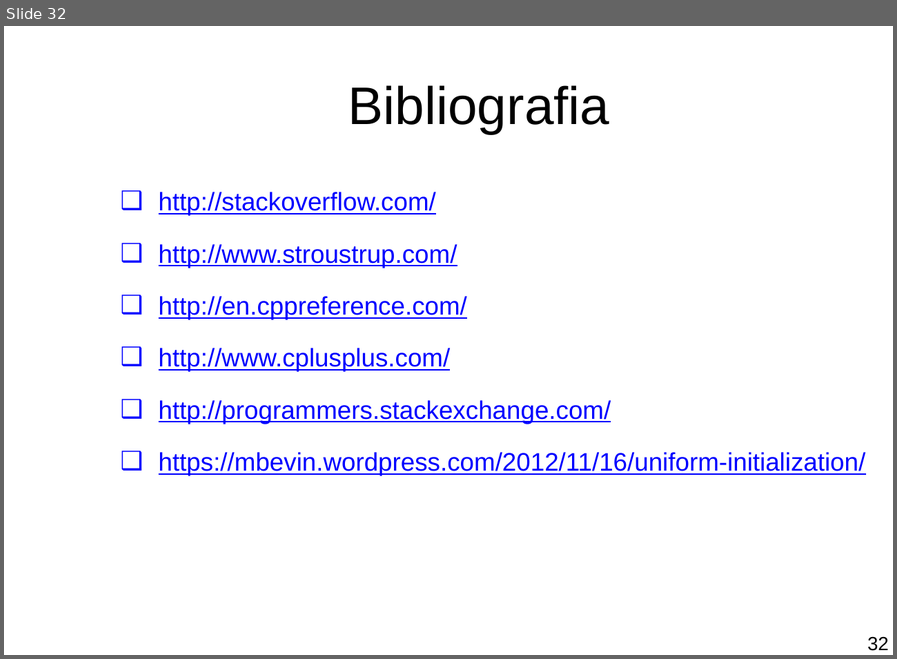
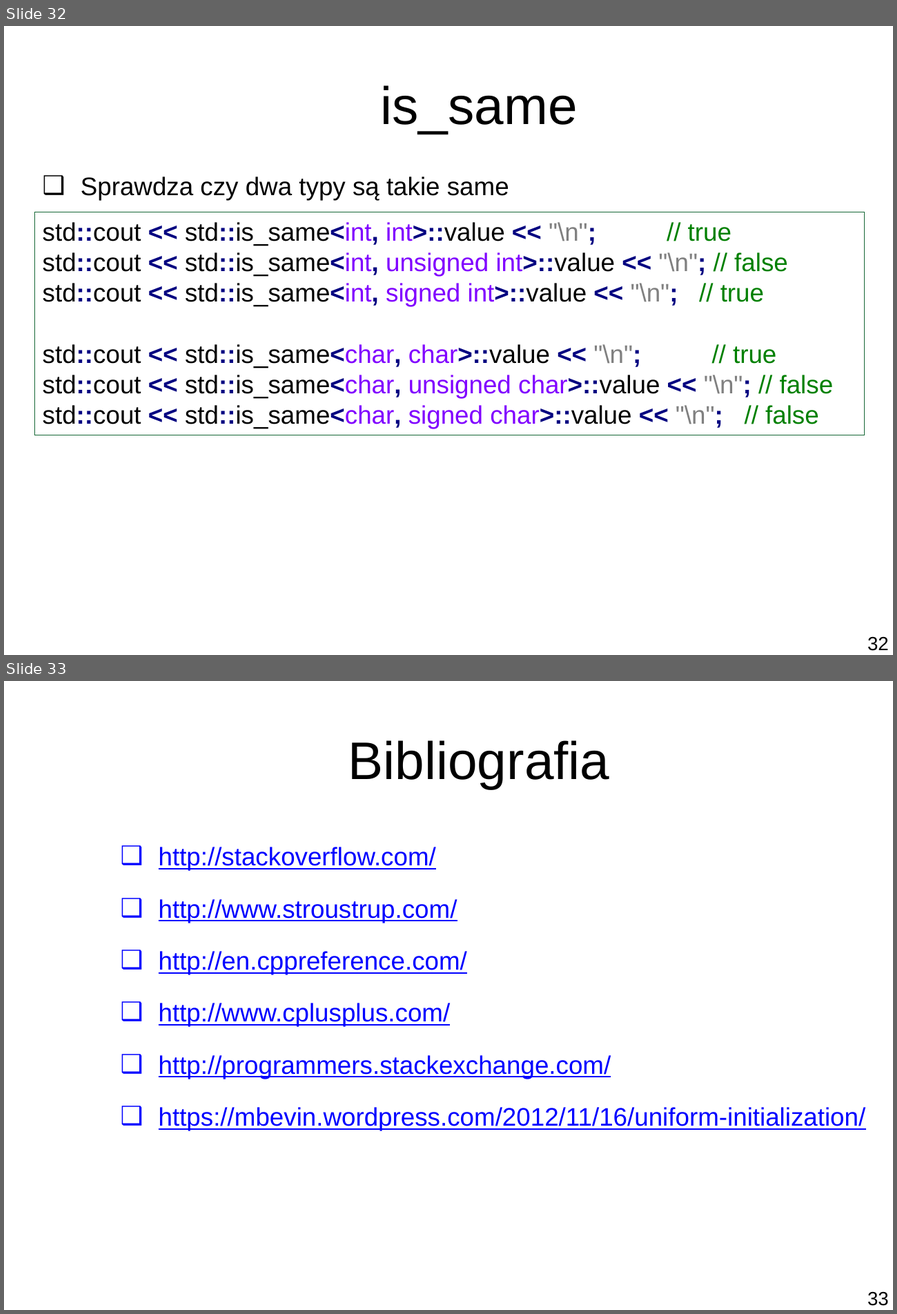
Before and after one commit to shoter/ADV_Seminarium, a slide deck: Prezentacja.pptm. Shown one above the other, each under a label of ours: slide 32 before the commit, slides 32 and 33 after it. The pictures are 897x659 and 897x1314 pixels, drawn with LibreOffice and Linux fonts; fonts in the diff are those of the drawing; background and template pictures are left out. Boxes give left, top, right and bottom in pixels: in the first picture for what was removed or moved away, otherwise in the second. Text is boxed around its words. In the diff, an @@ line names an element or a change of style, - is before the commit and + after.

```diff
--- a/Prezentacja.pptm
+++ b/Prezentacja.pptm
@@ slide 32 added at [4,26,893,655], background picture (left out) @@
@@ text added at [233,30,499,68], 24 pt, text #FFFFFF @@
+#include <type_traits>
@@ text added at [381,85,577,134], 50 pt, text #000000 @@
+is_same
@@ text added at [81,176,509,201], 24 pt, text #000000 @@
+❑ Sprawdza czy dwa typy są takie same
@@ rectangle added at [35,212,864,435], outline #166836 0.75 pt, 24 pt, text #000000 @@
+std::cout << std::is_same<int, int>::value << "\n"; // true
+std::cout << std::is_same<int, unsigned int>::value << "\n"; // false
+std::cout << std::is_same<int, signed int>::value << "\n"; // true
+std::cout << std::is_same<char, char>::value << "\n"; // true
+std::cout << std::is_same<char, unsigned char>::value << "\n"; // false
+std::cout << std::is_same<char, signed char>::value << "\n"; // false
@@ page number added at [867,636,889,650], 18 pt, text #000000 @@
+32
@@ what was slide 32 is now slide 33 @@
@@ page number at [867,1291,889,1305]: text changed @@
-32
+33
```
Also in this commit, not shown: 3 slides changed.
